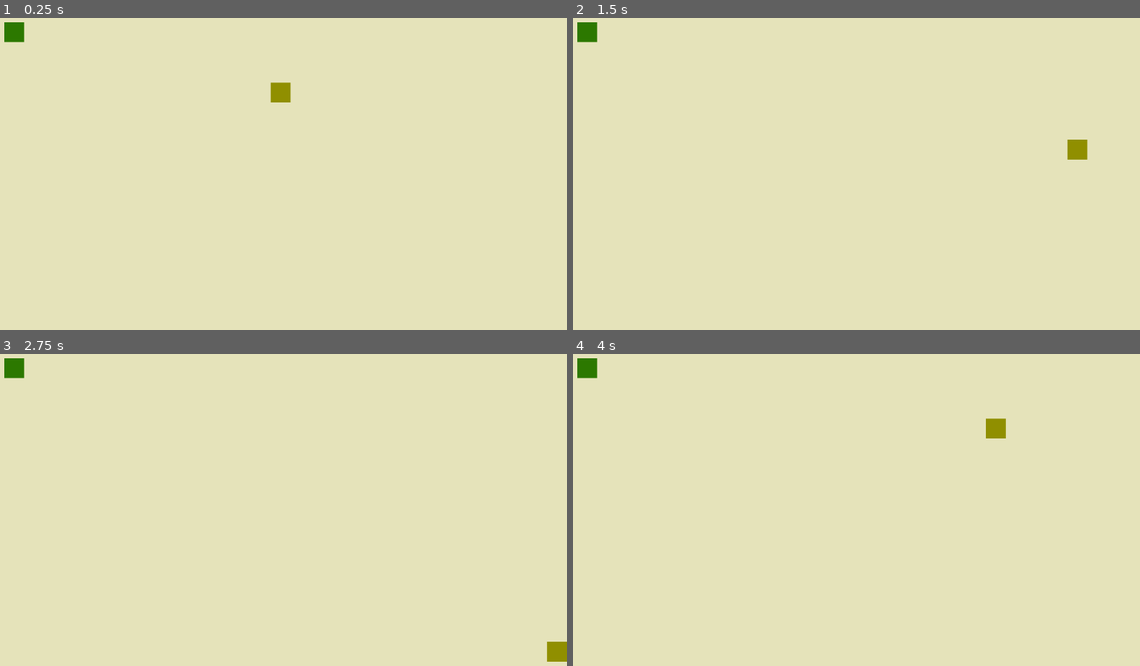
Above: before the commit, frames 1-4 (two rows, left to right).
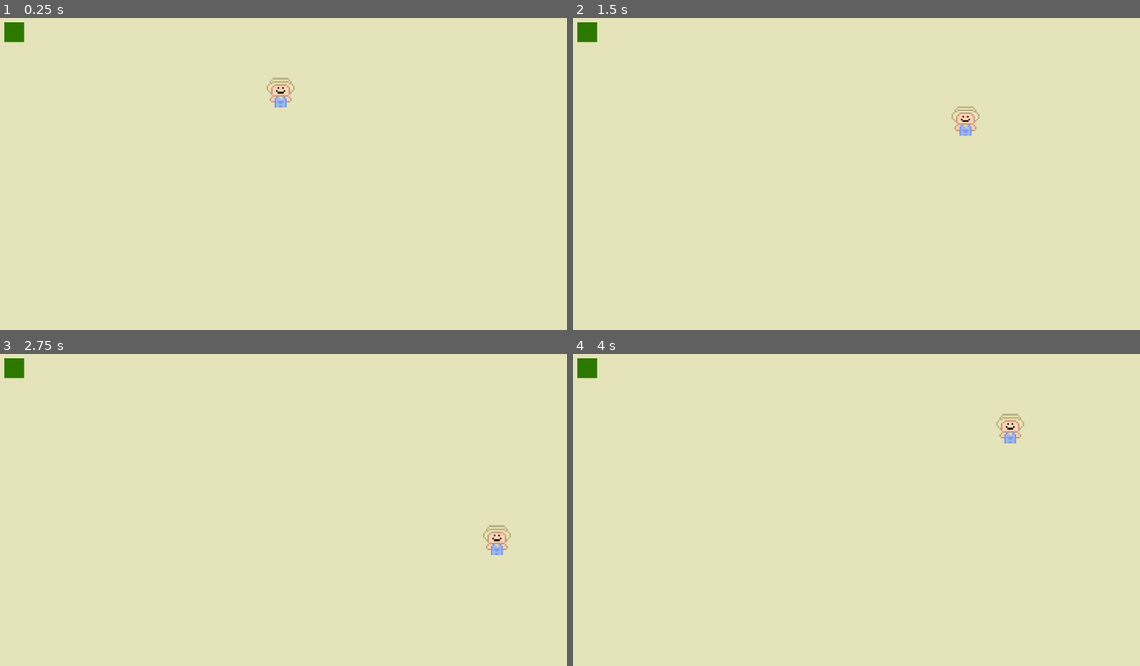
Above: after the commit, the same moments.

Repository: agreen1738/Garden-Guardian
Game: Godot game, scene res://main.tscn
The game is run twice, just before and just after one commit, with the same random seed, the same clock (stepped at 60 frames per second) and the same inputs.
Inputs:
- Up to frame 1 (0.25 s): no input
- Up to frame 2 (1.5 s): tap Enter at 0.5 s; hold Right (ui_right) 0.53-1.28 s; hold Down (ui_down) from 1.28 s (still down)
- Up to frame 3 (2.75 s): release Down (ui_down) at 2.03 s; hold Right (ui_right) from 2.03 s (still down)
- Up to frame 4 (4 s): release Right (ui_right) at 2.78 s; hold Up (ui_up) 2.78-3.53 s; hold Left (ui_left) from 3.53 s (still down)

The runs differ from the first frame. In frame 1, 0.3% of the frame differs, in the area x 47-52%, y 19-29%; in frame 2, 0.5%, in the area x 66-91%, y 28-46%; in frame 3, 0.5%; in frame 4, 0.5%.

Commit message:
farmer texture

Diff:
--- a/Farmer.gd
+++ b/Farmer.gd
@@ -1,6 +1,6 @@
 extends CharacterBody2D
 
-const SPEED = 300.0
+const SPEED = 150.0
 var p_height : int
 var win_height: int
 var p_width : int
--- a/main.tscn
+++ b/main.tscn
@@ -1,11 +1,12 @@
-[gd_scene load_steps=5 format=3 uid="uid://cy10mwhwsb8sg"]
+[gd_scene load_steps=6 format=3 uid="uid://cy10mwhwsb8sg"]
 
 [ext_resource type="Texture2D" uid="uid://cd13um1yrha7v" path="res://Assets/BackGround.png" id="1_dyqc0"]
 [ext_resource type="Script" path="res://Farmer.gd" id="2_sedwv"]
 [ext_resource type="Script" path="res://Enemy.gd" id="3_7dr6a"]
+[ext_resource type="Texture2D" uid="uid://cju6cq7xirxea" path="res://Assets/Farmer.png" id="3_sxsup"]
 
 [sub_resource type="RectangleShape2D" id="RectangleShape2D_bjr8m"]
-size = Vector2(40, 40)
+size = Vector2(60, 60)
 
 [node name="BackGround" type="Sprite2D"]
 texture = ExtResource("1_dyqc0")
@@ -17,19 +18,26 @@
 script = ExtResource("2_sedwv")
 
 [node name="ColorRect" type="ColorRect" parent="Farmer"]
+visible = false
 anchors_preset = 8
 anchor_left = 0.5
 anchor_top = 0.5
 anchor_right = 0.5
 anchor_bottom = 0.5
-offset_left = -20.0
-offset_top = -20.0
-offset_right = 20.0
-offset_bottom = 20.0
+offset_left = -30.0
+offset_top = -30.0
+offset_right = 30.0
+offset_bottom = 30.0
 grow_horizontal = 2
 grow_vertical = 2
 color = Color(0.563096, 0.561003, 3.85046e-07, 1)
 metadata/_edit_use_anchors_ = true
+
+[node name="Sprite2D" type="Sprite2D" parent="Farmer"]
+texture_filter = 1
+position = Vector2(-4.29153e-06, -4.29153e-06)
+scale = Vector2(3.11111, 3.11111)
+texture = ExtResource("3_sxsup")
 
 [node name="CollisionShape2D" type="CollisionShape2D" parent="Farmer"]
 shape = SubResource("RectangleShape2D_bjr8m")
Binary file added: Assets/Farmer.png
Not shown, added: Assets/Farmer.png.import
